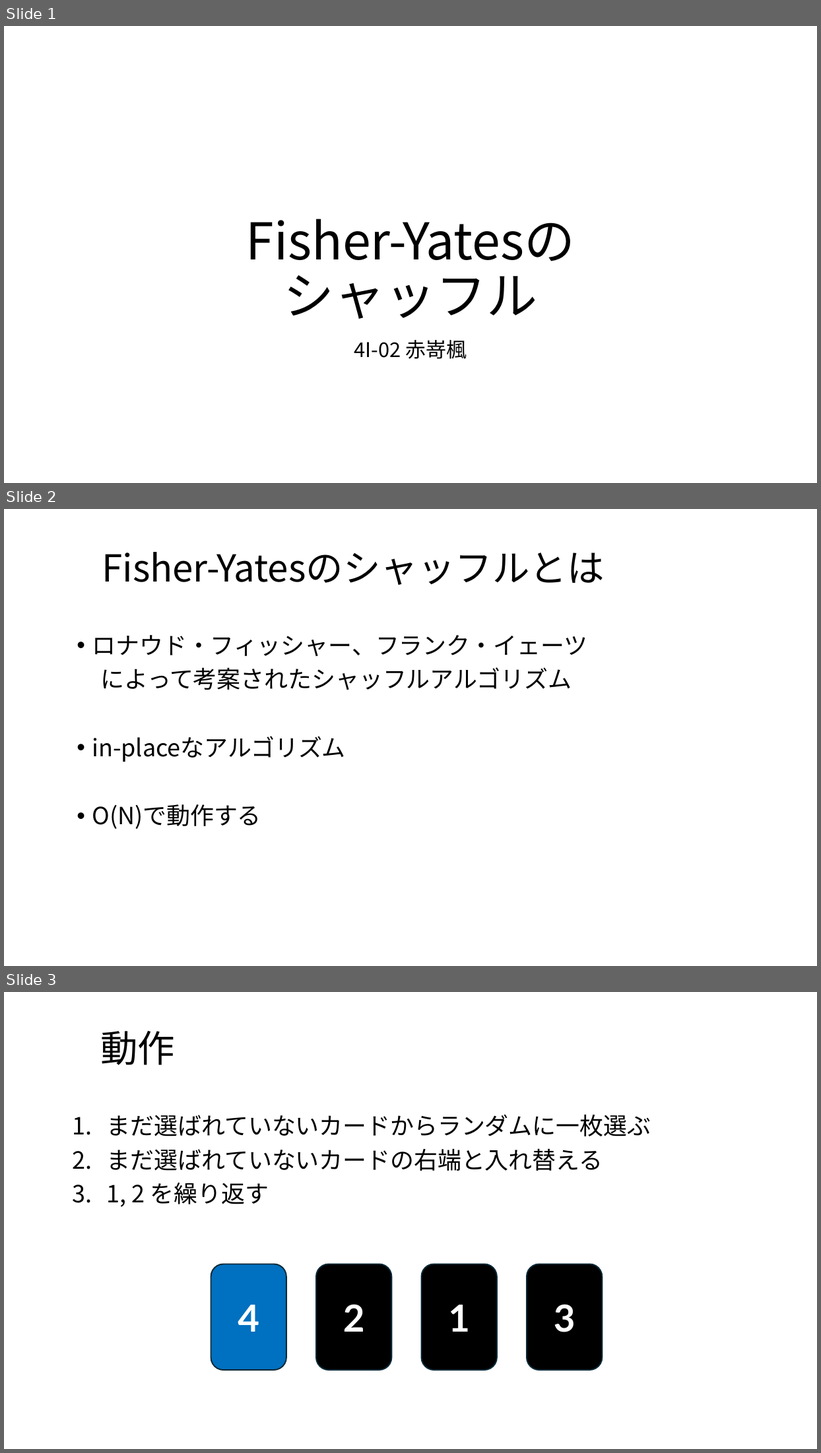
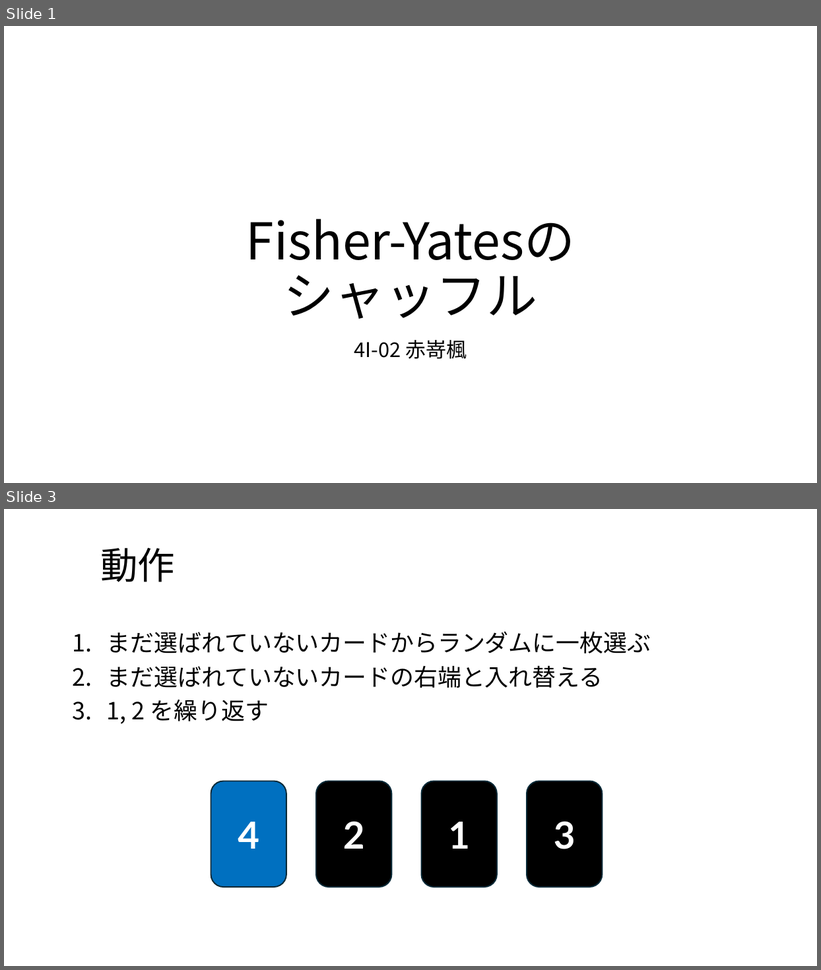
Before and after one commit to ykNe0372/Fisher-Yates, a slide deck: Fisher-Yates発表用.pptx. Shown one above the other, each under a label of ours: slides 1, 2 and 3 before the commit, slides 1 and 3 after it; the slides between them are not shown. The pictures are 821x1453 and 821x970 pixels, drawn with LibreOffice and Linux fonts; fonts in the diff are those of the drawing; background and template pictures are left out. Boxes give left, top, right and bottom in pixels: in the first picture for what was removed or moved away, otherwise in the second. Text is boxed around its words. In the diff, an @@ line names an element or a change of style, - is before the commit and + after.

```diff
--- a/Fisher-Yates発表用.pptx
+++ b/Fisher-Yates発表用.pptx
@@ slide 2 removed at box(4, 509, 817, 966), background picture (left out) @@
@@ title removed at box(102, 552, 604, 585) @@
-Fisher-Yatesのシャッフルとは
@@ text removed at box(92, 635, 588, 829) @@
-• ロナウド・フィッシャー、フランク・イェーツ
-によって考案されたシャッフルアルゴリズム
-• in-placeなアルゴリズム
-• O(N)で動作する
```
Also in this commit, not shown: 1 slide changed, 2 slides added.
